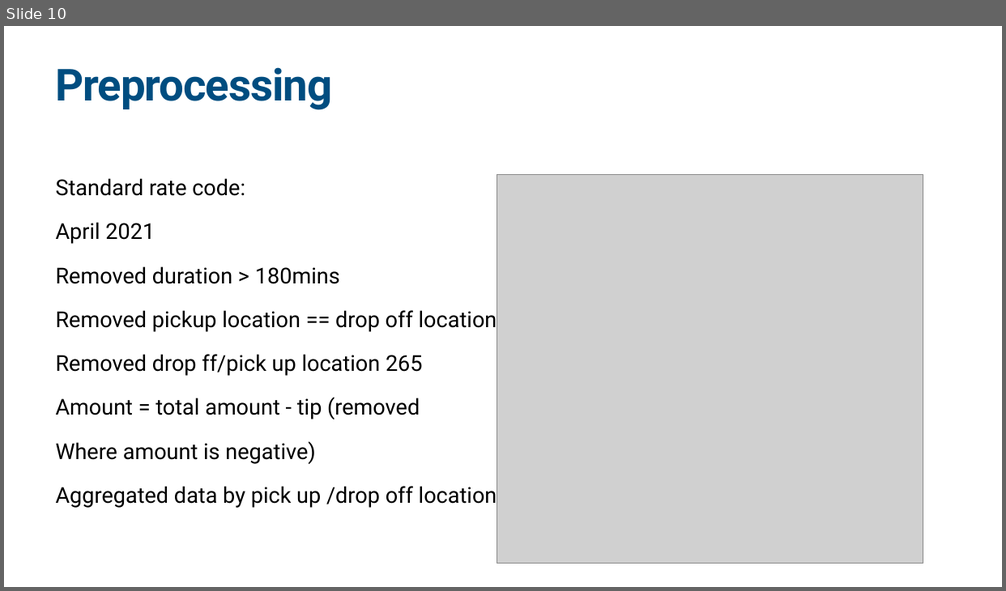
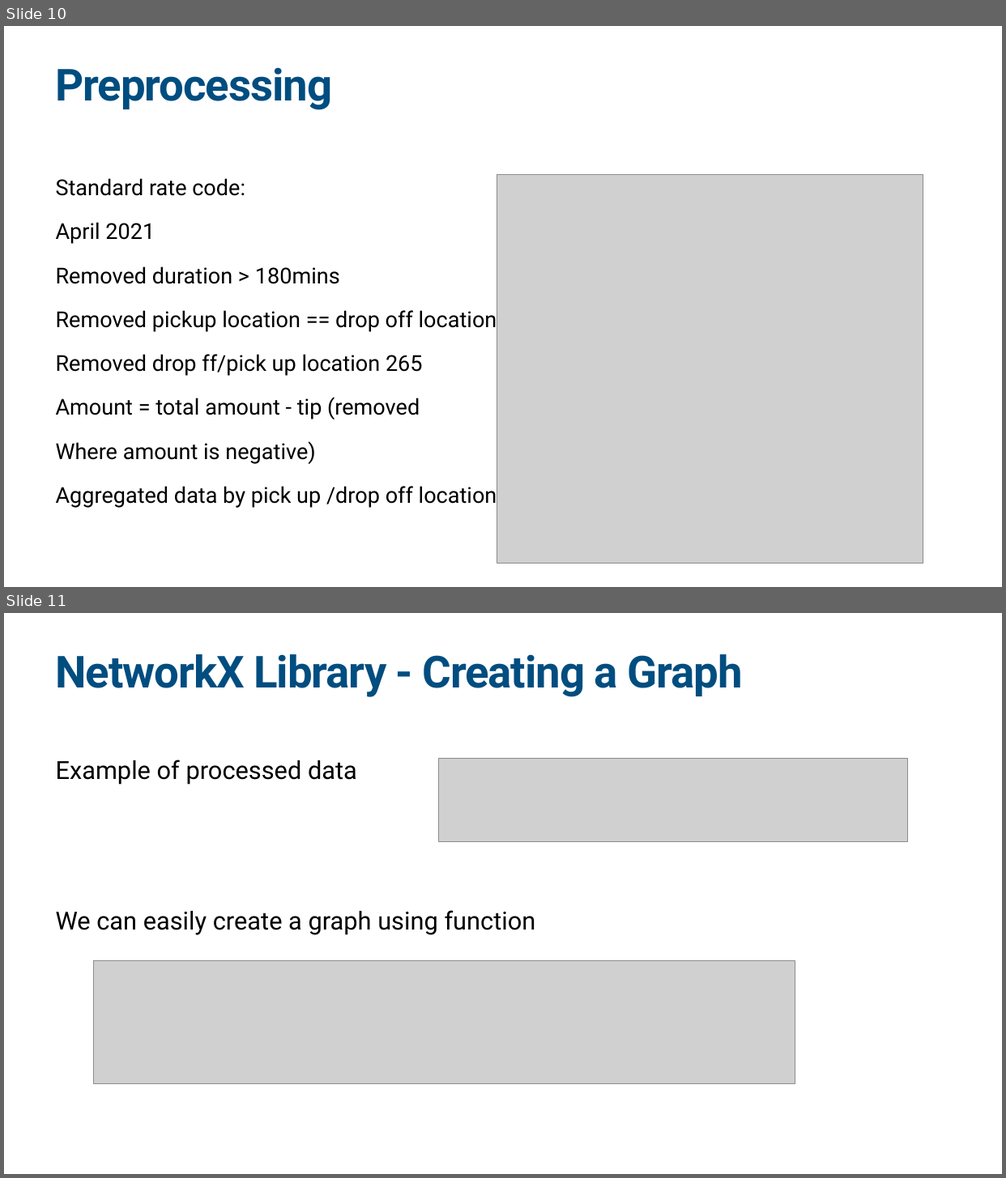
Before and after one commit to sfong8/networkX, a slide deck: Network_shareSession.pptx. Shown one above the other, each under a label of ours: slide 10 before the commit, slides 10 and 11 after it. The pictures are 1006x591 and 1006x1178 pixels, drawn with LibreOffice and Linux fonts; fonts in the diff are those of the drawing; grey boxes stand for pictures. Boxes give left, top, right and bottom in pixels: in the first picture for what was removed or moved away, otherwise in the second. Text is boxed around its words. In the diff, an @@ line names an element or a change of style, - is before the commit and + after.

```diff
--- a/Network_shareSession.pptx
+++ b/Network_shareSession.pptx
@@ slide 11 added at (x1=4, y1=613, x2=1002, y2=1174), background #FFFFFF @@
@@ title added at (x1=56, y1=654, x2=742, y2=697), 85 pt, text #004D80, bold @@
+NetworkX Library - Creating a Graph
@@ picture added at (x1=438, y1=758, x2=907, y2=841) @@
@@ text added at (x1=56, y1=760, x2=536, y2=935), 48 pt, text #000000 @@
+Example of processed data
+We can easily create a graph using function
@@ picture added at (x1=93, y1=961, x2=795, y2=1084) @@
```
Also in this commit, not shown: 3 slides changed, 10 other slides added, 4 slides removed, 9 other files.
